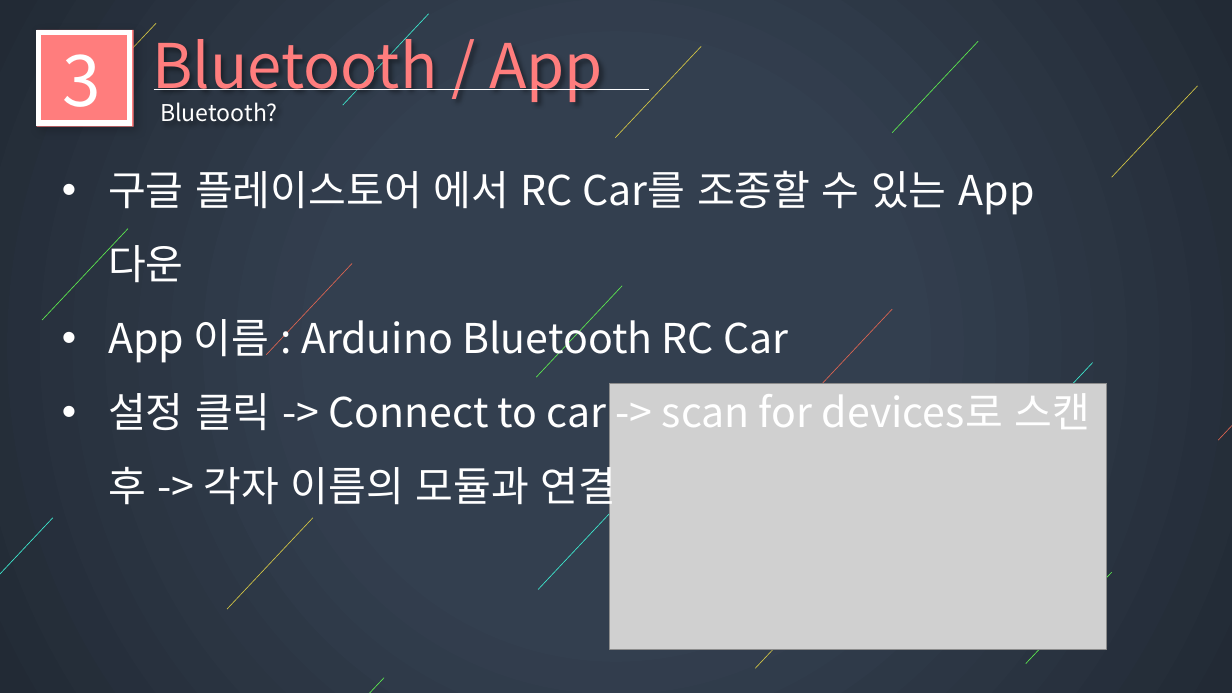
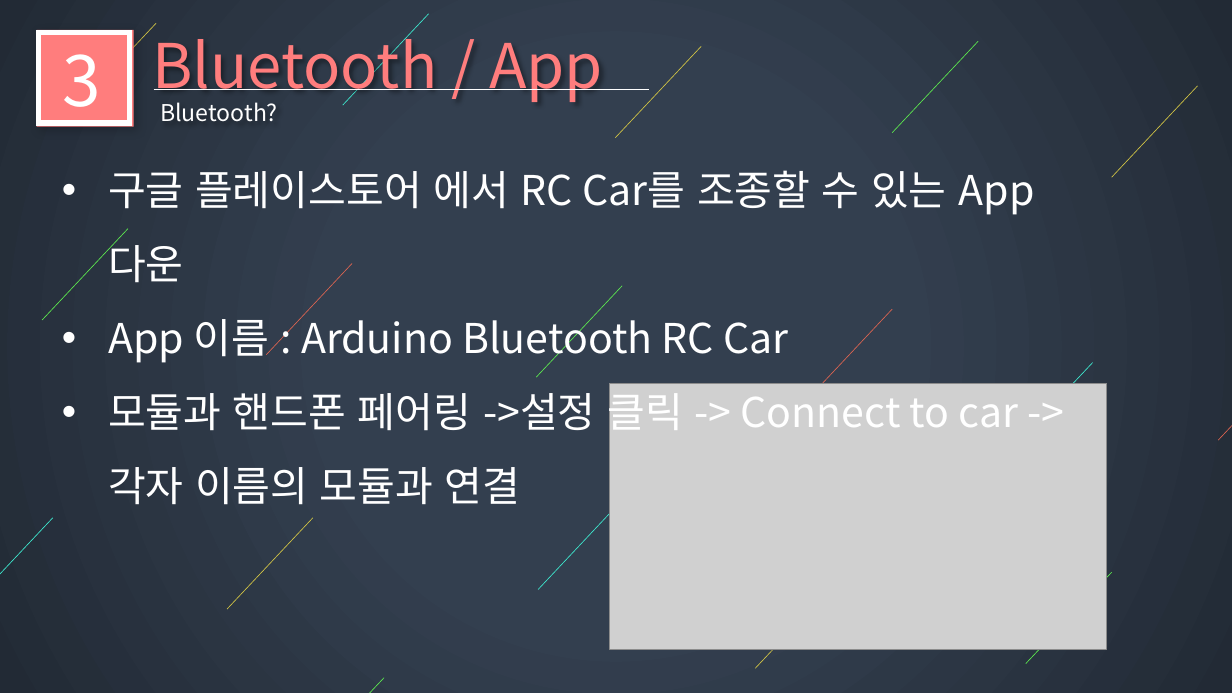
Before and after one commit to I-got-new-RC-car-bro/LecturePlan, a slide deck: slide 21 of lecture_plan/6차시/presentation/6차시 ppt.pptx (slide 20 before the commit). Drawn at 1232x693 pixels with LibreOffice and Linux fonts; fonts in the diff are those of the drawing; grey boxes stand for pictures; background and template pictures are left out. Boxes give left, top, right and bottom in pixels: in the first picture for what was removed or moved away, otherwise in the second. Text is boxed around its words. In the diff, an @@ line names an element or a change of style, - is before the commit and + after.

```diff
--- a/lecture_plan/6차시/presentation/6차시 ppt.pptx
+++ b/lecture_plan/6차시/presentation/6차시 ppt.pptx
@@ text at [108, 385, 1019, 505]: text changed @@
-• 설정 클릭 -> Connect to car -> scan for devices로 스캔 후 -> 각자 이름의 모듈과 연결
+• 모듈과 핸드폰 페어링 ->설정 클릭 -> Connect to car ->각자 이름의 모듈과 연결
```
Also in this commit, not shown: 7 other slides changed, 2 slides added, 1 slide removed, 3 other files.
